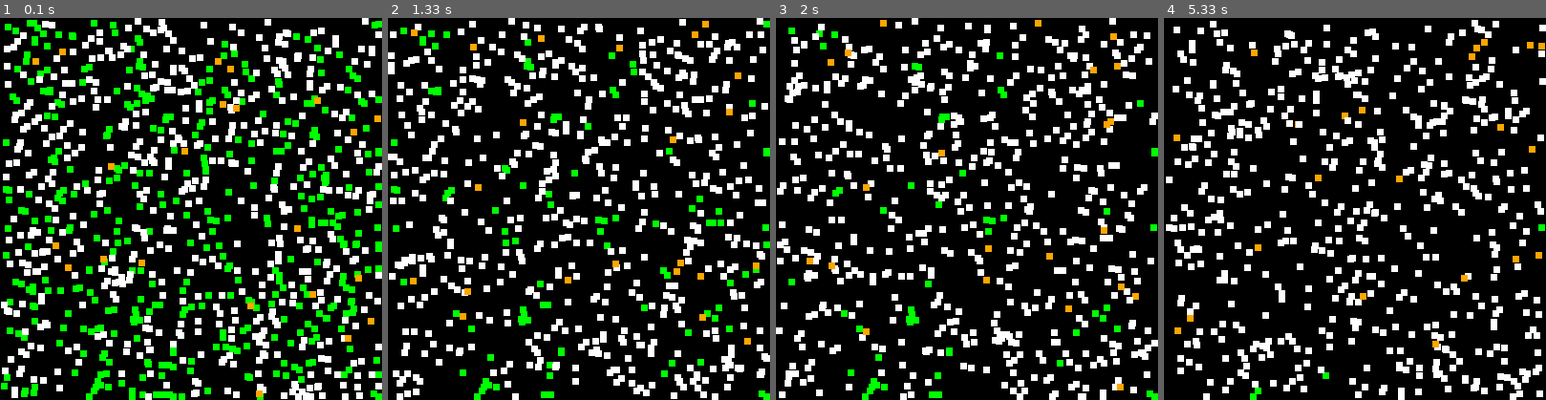
Above: before the commit, frames 1-4 (left to right).
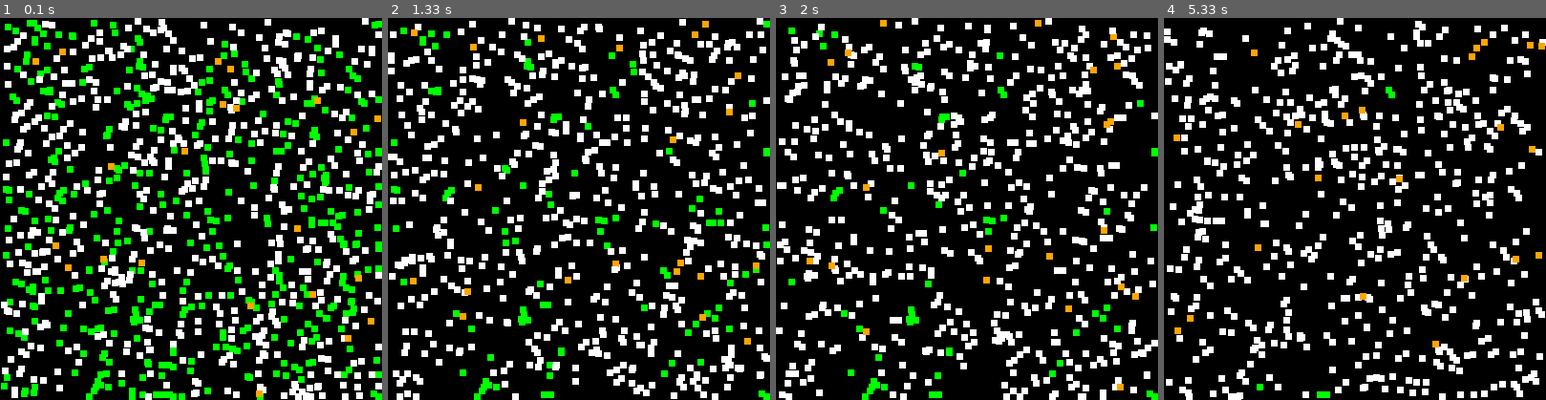
Above: after the commit, the same moments.

Repository: RAVIA33/Projet_algo
Game: pygame game, started from projet/main.py
Same seed, same stepped clock (60 frames per second), same inputs: the game is played once before the commit and once after it.
Inputs:
- Up to frame 1 (0.1 s): no input
- Up to frame 2 (1.33 s): no input
- Up to frame 3 (2 s): no input
- Up to frame 4 (5.33 s): no input

Frame 1 is identical in both runs. In frame 2, 1.1% of the frame differs, in the area x 0-100%, y 3-100%; in frame 3, 2.7%; in frame 4, 24%, in the area x 0-100%, y 0-100%.

Commit message:
Add etres_vivants-py et parametres.py

Diff:
--- a/projet/etres_vivants.py
+++ b/projet/etres_vivants.py
@@ -1,57 +1,77 @@
 from typing import Tuple
 from typing import List
 import random
+from parametres import (
+    lapin_energie_initiale, lapin_energie_maximale, lapin_age_maximal,
+    lapin_reproduction_min, lapin_reproduction_max, lapin_couts_reproduction,
+    lapin_valeur_nutritive, lapin_cout_deplacement,
+    renard_energie_initiale, renard_energie_maximale, renard_age_maximal,
+    renard_reproduction_min, renard_reproduction_max, renard_couts_reproduction,
+    renard_couts_deplacement, plante_valeur_nutritive
+)
+
+
 
 class EtreVivant  :
-    #Attributs communs à tous les êtres vivants
-    energie: int                   #Energie actuelle de l'entité
+    #attributs communs à tous les êtres vivants
+    energie: int
     energie_maximale : int
-    age_maximal : int               # Durée de vie
-    age : int                       #Âge actuel
-    vivant : bool                   #Indique si l'être est vivant ou non
+    age_maximal : int
+    age : int
+    vivant : bool
+    valeur_nutritive : int
 
-    def __init__(self,  energie_initiale : int, energie_maximale : int, age_maximal:float) :
+    def __init__(self,  energie_initiale : int, energie_maximale : int, age_maximal:float, valeur_nutritive: int) :
         self.energie = energie_initiale
         self.energie_maximale = energie_maximale
         self.age = 0
         self.age_maximal = age_maximal
         self.vivant = True
+        self.valeur_nutritive = valeur_nutritive
 
-    #Quand l'énergie baisse, on vérifie que l'entité est toujours vivante
-    def perdre_energie(self, quantite) :
-        self.energie -= quantite
+    def est_vivant(self) -> bool:
+        return self.energie
+
+    def perdre_energie(self, montant: int) -> None:
+        self.energie -= montant
         if self.energie <= 0:
             self.energie = 0
-            self.vivant = False #la condition false pour que si son énergie arrive à zéro ça le supprime
+            self.vivant = False
 
-    def vieillir(self) :
+    def mettre_a_jour(self) -> None:
+        #fonction de vieillissemnet
         self.age += 1
-        if self.age > self.age_maximal : # > ou >= pour l'age ou il meurt ?
+        if self.age > self.age_maximal:
             self.vivant = False
-    def est_vivant(self) -> bool:
-        return self.energie > 0
-#hello
+
 class Plante(EtreVivant) :
-    valeur_nutritive : int
+    def __init__(self):
+        super().__init__(
+            energie_initiale=plante_valeur_nutritive,
+            energie_maximale=plante_valeur_nutritive,
+            age_maximal=float("inf"),
+            valeur_nutritive=plante_valeur_nutritive)
 
-    def __init__(self) :
-        super().__init__(energie_initiale = 3, energie_maximale = 3, age_maximal = float("inf"))
-            #float "inf" (Chatgpt) - les plantes ne meurent pas donc leur âge maximal est infini, ou sinon ont met l'attribut age maximal que dans animal ?
-        self.valeur_nutritive = 3
 
     def se_faire_manger(self) :
         self.vivant = False
         return self.valeur_nutritive
 
+    def vieillir(self):
+        pass #les plantes de "vieillisent pas"
+
 
 class Animal(EtreVivant) :
-    reproduction : Tuple[int,int]
-    cout_reproduction : int
+    # reproduction : Tuple[int,int]
+    # cout_reproduction : int
 
-    def __init__(self,energie_initiale : int, energie_maximale : int, age_maximal : int, reproduction : Tuple[int, int], cout_reproduction : int) :
-        super().__init__(energie_initiale, energie_maximale, age_maximal)
+    def __init__(self, energie_initiale: int, energie_maximale: int, age_maximal: int,
+                 reproduction: Tuple[int, int], cout_reproduction: int, cout_deplacement: int,
+                 valeur_nutritive: int):
+        super().__init__(energie_initiale, energie_maximale, age_maximal, valeur_nutritive)
         self.reproduction = reproduction
         self.cout_reproduction = cout_reproduction
+        self.cout_deplacement = cout_deplacement
 
     def se_reproduire(self ) -> List["Animal"] :
         if self.energie < self.cout_reproduction : #ne peut pas se reproduire si sont énergie est insuffisante
@@ -61,45 +81,77 @@
         self.perdre_energie(self.cout_reproduction)
 
         #génère des enfants lors de la collision, entre 0 et 3 aléatoirement
-        nombre_enfants = random.randint(self.reproduction[0], self.reproduction[1])
+        nombre_enfants = random.randint(*self.reproduction)#* "décompacte" ces deux valeurs pour les passer comme arguments séparés à random.randint
         enfants = []
         for _ in range(nombre_enfants) : #ChatGPT : underscore for _ ... convention lorsque la variable n'a pas besoin d'être utilisée dans la boucle
             enfant = type(self)( #chatGPT : type(self) nous renvoi la classe de l'objet self qui ici est la classe Lapin car on est dans sa définition
-                energie_initiale=self.__class__.energie_initiale,  #energie initiale définit pour chaque entité
+                energie_initiale=self.energie_maximale,  #energie initiale définit pour chaque entité comme l'énergie max
                 energie_maximale=self.energie_maximale,
                 age_maximal=self.age_maximal,
                 reproduction=self.reproduction,
-                cout_reproduction=self.cout_reproduction
-            )
-            enfants.append(enfant) #On mettra plutôt environnement.append(enfant) quand l'environnement sera créer
+                cout_reproduction=self.cout_reproduction,
+                cout_deplacement=self.cout_deplacement,
+                valeur_nutritive=self.valeur_nutritive)
+
+            enfants.append(enfant) #on mettra plutôt environnement.append(enfant) quand l'environnement sera créer
         return enfants
 
 
 class Lapin(Animal):
-    valeur_nutritive : int
-    energie_initiale= 10
-    def __init__(self, energie_initiale=energie_initiale, energie_maximale=20, age_maximal=3, reproduction=(1, 3), cout_reproduction=2):
+    # valeur_nutritive : int
+    # energie_initiale= 10
+    def __init__(self,
+                energie_initiale=lapin_energie_initiale,
+                energie_maximale=lapin_energie_maximale,
+                age_maximal=lapin_age_maximal,
+                reproduction=(lapin_reproduction_min,lapin_reproduction_max),
+                cout_reproduction=lapin_couts_reproduction,
+                cout_deplacement=lapin_cout_deplacement,
+                valeur_nutritive=lapin_valeur_nutritive):
         super().__init__(
             energie_initiale=energie_initiale,
-            energie_maximale=20,
-            age_maximal=3,
-            reproduction=(1, 3),
-            cout_reproduction= 2)
-        self.valeur_nutritive = 16
+            energie_maximale=energie_maximale,
+            age_maximal=age_maximal,
+            reproduction=reproduction,
+            cout_reproduction=cout_reproduction,
+            cout_deplacement=cout_deplacement,
+            valeur_nutritive=valeur_nutritive)
+
+    def mettre_a_jour(self):
+        super().mettre_a_jour()  #vieillissement
+        if self.vivant:
+            self.perdre_energie(self.cout_deplacement)
 
     def se_faire_manger(self) :
         self.vivant = False
         return self.valeur_nutritive
 
+    def vieillir(self):
+        self.age += 1
+        if self.age > self.age_maximal:
+            self.vivant = False
+
 
 class Renard(Animal) :
-    energie_initiale=25
-    def __init__(self, energie_initiale=energie_initiale, energie_maximale=50, age_maximal=5, reproduction=(1, 2), cout_reproduction=4):
+    def __init__(self,
+                energie_initiale=renard_energie_initiale,
+                energie_maximale=renard_energie_maximale,
+                age_maximal=renard_age_maximal,
+                reproduction=(renard_reproduction_min, renard_reproduction_max),
+                cout_reproduction=renard_couts_reproduction,
+                cout_deplacement=renard_couts_deplacement,
+                valeur_nutritive=0):
         super().__init__(
             energie_initiale=energie_initiale,
-            energie_maximale= 50,
-            age_maximal=5,
-            reproduction = (1,2),
-            cout_reproduction= 4)
+            energie_maximale=energie_maximale,
+            age_maximal=age_maximal,
+            reproduction=reproduction,
+            cout_reproduction=cout_reproduction,
+            cout_deplacement=cout_deplacement,
+            valeur_nutritive=valeur_nutritive) #nulle car les renards ne peuvent pas être mangé
 
+    def vieillir(self):
+        self.age += 1
+        if self.age > self.age_maximal:
+            self.vivant = False
 #comment on fait pour optenir un diagramme déja ?
--- a/projet/parametres.py
+++ b/projet/parametres.py
@@ -1,31 +1,40 @@
 
 
 #Paramètres de départ pour les plantes
-plante_quantite_initial = 700
-plante_age_maximal = "infini"
+#plante_age_maximal = "infini"
+plante_type_name="plante"
+plante_nombre_initial = 700
 plante_valeur_nutritive = 3
+plante_dimension = (5,5)
+plante_couleur = "green"
 
 
 #Paramètres de départ pour les plantes
+renard_type_name = "renard"
+lapin_type_name = "lapin"
 lapin_nombre_initial = 520
 lapin_energie_initiale = 10
 lapin_energie_maximale = 20
-lapin_vitesse = 1
 lapin_age_maximal = 5
 lapin_reproduction_max = 3
 lapin_reproduction_min = 1
 lapin_couts_reproduction = 2
 lapin_valeur_nutritive = 16
-lapin_cout_deplacement =  4 #A définir
+lapin_cout_deplacement =  5 #A définir
+lapin_dimension = (7,7)
+lapin_vitesse = (-1,1)
+lapin_couleur = "white"
 
 
 #Class Renard, paramètres initiaux :
 renard_nombre_initial = 22
 renard_energie_initiale = 25
 renard_energie_maximale = 50
-renard_vitesse = 2
 renard_age_maximal = 3
 renard_reproduction_max = 5
 renard_reproduction_min = 1
 renard_couts_reproduction = 4 #A definir proportionnel au nombre d'enfants ?
-renard_couts_deplacement = 5 #a definir  proportionnel au nombre de case
+renard_couts_deplacement = 1 #a definir  proportionnel au nombre de case
+renard_dimension = (10,10)
+renard_vitesse = (-3,3)
+renard_couleur = "orange"
